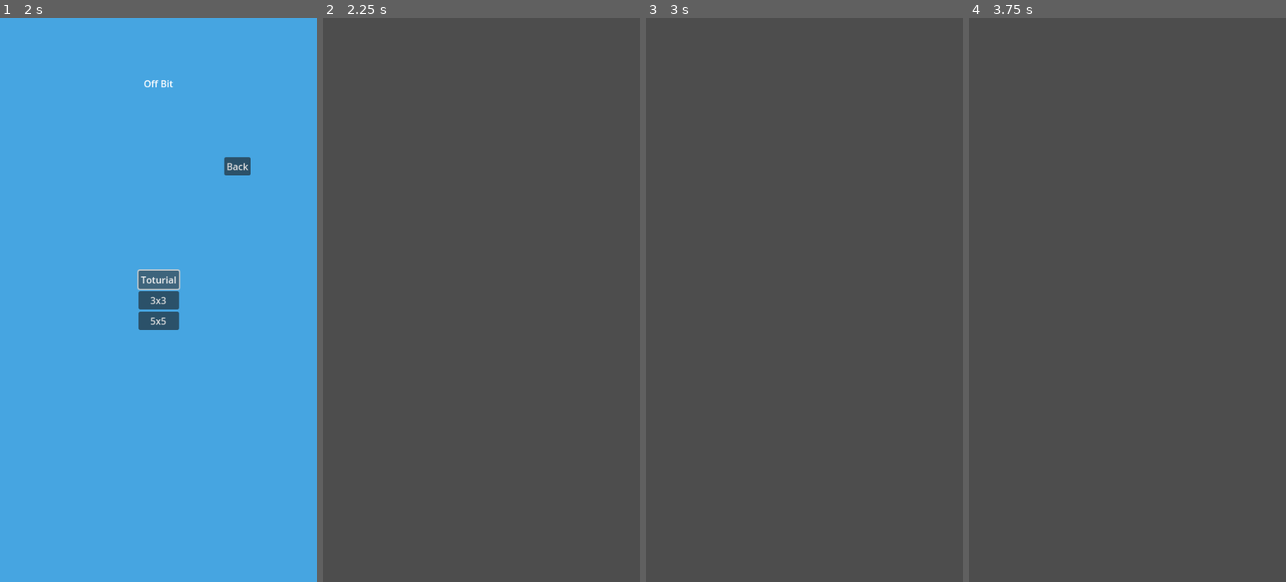
Above: before the commit, frames 1-4 (left to right).
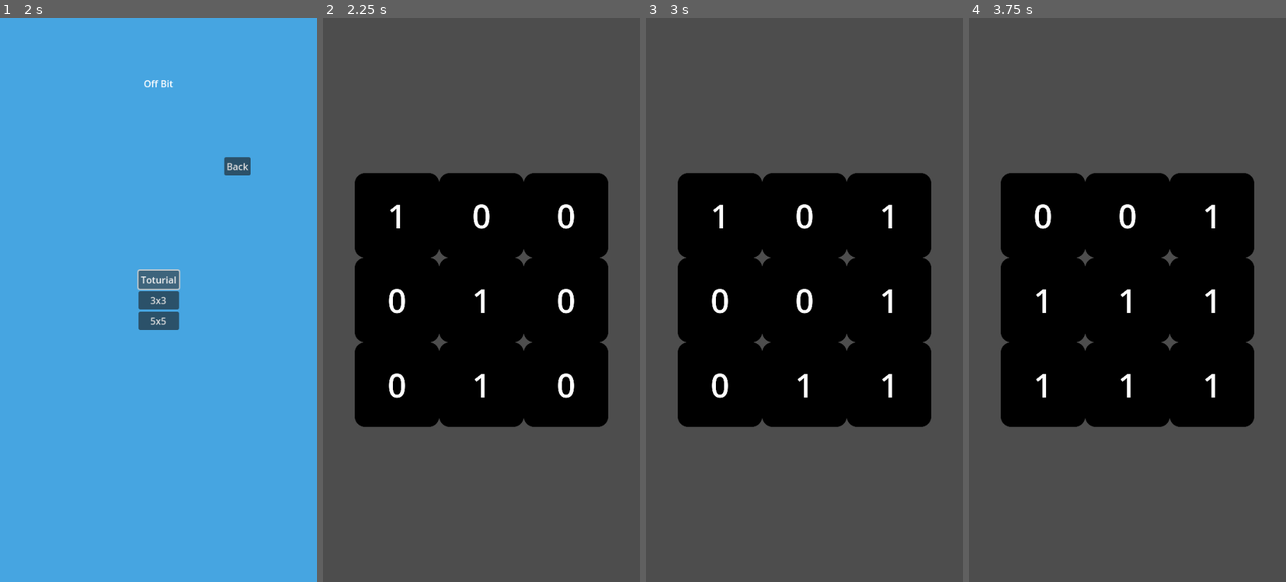
Above: after the commit, the same moments.

Repository: SytonK/off-bit
Game: Godot game, scene res://scenes/UI/menus/main menu/main_menu.tscn
Same seed, same stepped clock (60 frames per second), same inputs: the game is played once before the commit and once after it.
Inputs (mouse positions are in pixels of both pictures, inside the frame that each line leads up to):
- Up to frame 1 (2 s): click "Base mode" at 0.5 s; click "Toturial" at 1.25 s
- Up to frame 2 (2.25 s): click "3x3" at 2 s
- Up to frame 3 (3 s): tap Enter at 2.75 s; move the mouse to (874, 271) at 2.77 s; press the mouse at (874, 271) at 2.78 s; hold Up (ui_up) from 2.78 s (still down)
- Up to frame 4 (3.75 s): release Up (ui_up) at 3.5 s; release the mouse at (1197, 271) at 3.5 s; tap Space at 3.5 s; drag from (1064, 328) to (1111, 412) at 3.52 s

Frame 1 is identical in both runs. In frame 2, 35% of the frame differs, in the area x 10-90%, y 27-73%; in frame 3, 35%; in frame 4, 35%.

Commit message:
feat/add game scene

Diff:
--- a/scenes/game/game.tscn
+++ b/scenes/game/game.tscn
@@ -1,3 +1,6 @@
-[gd_scene format=3 uid="uid://c34b4psq5br4g"]
+[gd_scene load_steps=2 format=3 uid="uid://c34b4psq5br4g"]
+
+[ext_resource type="Script" uid="uid://bduq2gvjwcmfs" path="res://scripts/GameManager/game.gd" id="1_sul5r"]
 
 [node name="Game" type="Node2D"]
+script = ExtResource("1_sul5r")
--- /dev/null
+++ b/scripts/GameManager/game.gd
@@ -0,0 +1,22 @@
+extends Node2D
+
+const CENTER_OF_SCREEN: Vector2 = Vector2(270, 480)
+const GRID_CONTAIN_SIZE: Vector2 = Vector2(540 * 0.8, 960 * 0.8)
+
+var grid: Grid
+
+func _ready() -> void:
+	_init_grid()
+
+func _init_grid() -> void:
+	grid = Grid.new()
+	grid.position = CENTER_OF_SCREEN
+	grid.width = grid_metadata.width
+	grid.height = grid_metadata.height
+	grid.modulo = grid_metadata.modulo
+	ResizeToFit.resize(grid, grid.width * Cell.SIZE, grid.height * Cell.SIZE, GRID_CONTAIN_SIZE.x, GRID_CONTAIN_SIZE.y)
+	grid.win.connect(_on_win)
+	add_child(grid)
+
+func _on_win() -> void:
+	print('Win!')
Not shown, added: scripts/GameManager/game.gd.uid
